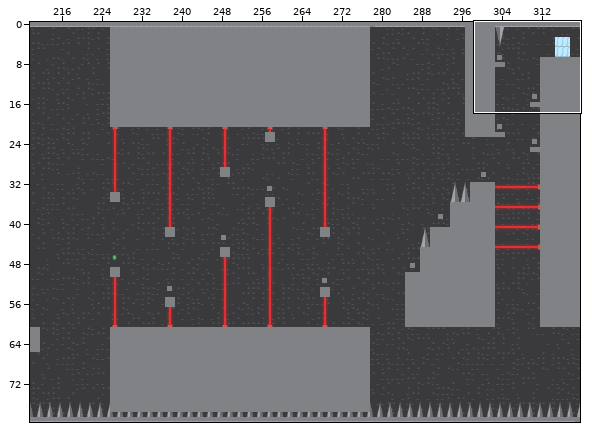
Tiled map, stored at assets/Tilemaps/Map3.tmx. Above: a wide view before the commit, with the close-up outlined.
Close-up. Old version:
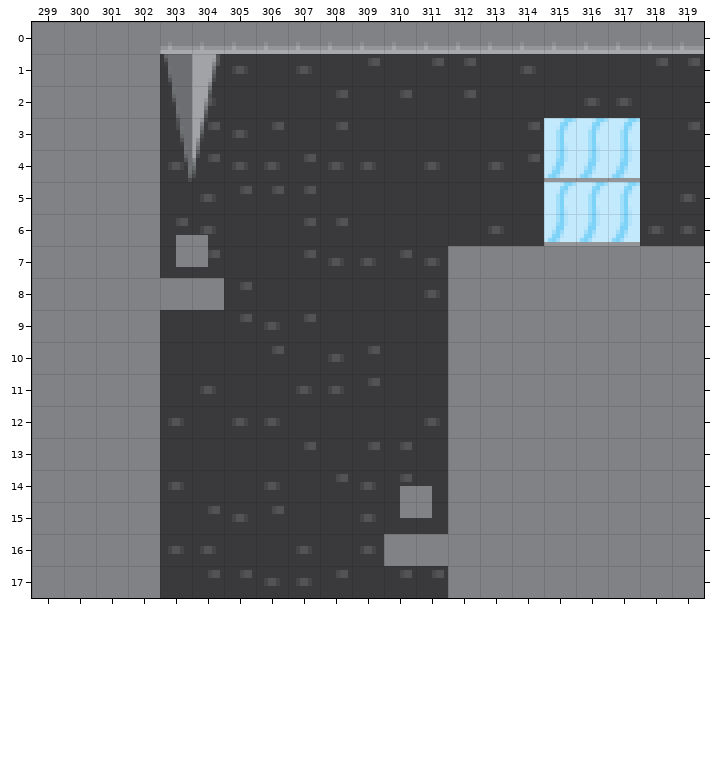
Cells are 8x8 px. Shown: x 299..319, y 0..17. The commit also changed other parts of the map, which this record leaves out.
And afterwards:
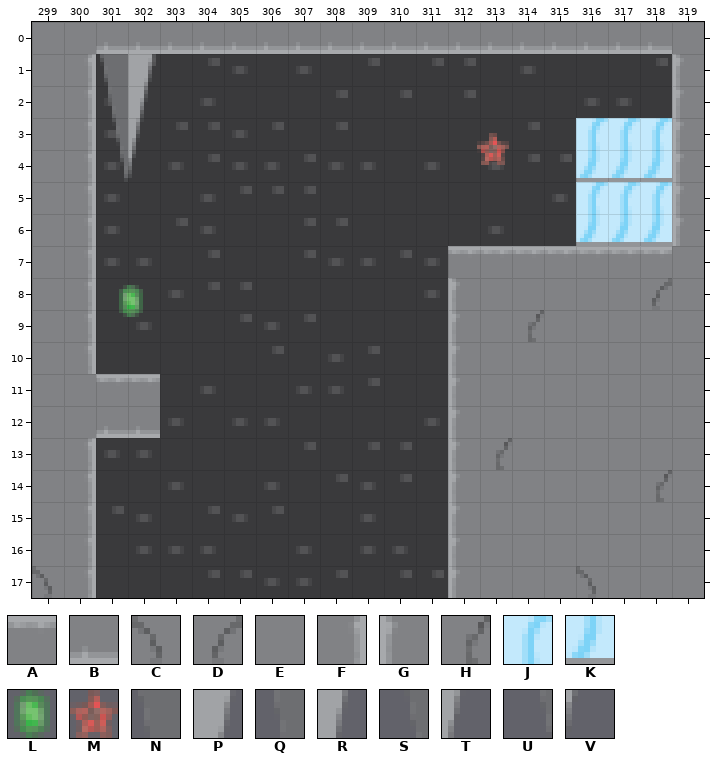
Key: from "tileset1": A 0, B 1, C 2, D 2 flipped left-right, E 3, F 8, G 9, H 10, J 20, K 28, L 30, M 38; from "tileset2": N 206, P 207, Q 222, R 223, S 238, T 239, U 254, V 255.
_ is an empty cell.
Objects are placed by their top-left corner, in cells (3,4 is the top-left corner of cell 3,4); size is 1x1 cell unless given.
Difference:
Layer "Transition":
Tile J now appears in row 3 at x 318; in row 5 at x 318.
Tile K now appears in row 4 at x 318; in row 6 at x 318.
The author cleared tile J in row 3 at x 315; in row 5 at x 315.
The author cleared tile K in row 4 at x 315; in row 6 at x 315.
Layer "Objects":
A new object: M at 312.9,3.5.
A new object: L at 301.6,8.2.
Object E at 303.5,6.7 is removed.
Object E at 310.5,14.5 is removed.
Layer "Hazard":
Tile N now appears in row 1 at x 301.
Tile P now appears in row 1 at x 302.
Tile Q now appears in row 2 at x 301.
Tile R now appears in row 2 at x 302.
Tile S now appears in row 3 at x 301.
Tile T now appears in row 3 at x 302.
Tile U now appears in row 4 at x 301.
Tile V now appears in row 4 at x 302.
The author cleared tile N in row 1 at x 303.
The author cleared tile P in row 1 at x 304.
The author cleared tile Q in row 2 at x 303.
The author cleared tile R in row 2 at x 304.
The author cleared tile S in row 3 at x 303.
The author cleared tile T in row 3 at x 304.
The author cleared tile U in row 4 at x 303.
The author cleared tile V in row 4 at x 304.
Layer "Terrain":
The author changed tile E to tile A in row 7 at x 312 to 318; in row 11 at x 301 to 302.
The author changed tile E to tile B in row 0 at x 301 to 302; in row 12 at x 301 to 302.
The author changed tile E to tile C in row 17 at x 299 and 316.
The author changed tile E to tile D in row 8 at x 318.
The author changed tile B to tile E in row 0 at x 319.
The author changed tile E to tile F in rows 1 to 10 at x 300; in rows 13 to 17 at x 300.
The author changed tile E to tile G in rows 8 to 17 at x 312.
Tile G now appears in rows 1 to 6 at x 319.
The author changed tile E to tile H in row 9 at x 314; in row 13 at x 313; in row 14 at x 318.
The author cleared tile E in rows 1 to 7 at x 301 to 302; in row 8 at x 301 to 304; in rows 9 to 10 at x 301 to 302; in rows 13 to 15 at x 301 to 302; in row 16 at x 301 to 302 and 310 to 311; in row 17 at x 301 to 302.
Boxes around the changes in both close-ups, in picture pixels (x1, y1, x2, y2):
changed: (32, 42, 224, 598)
changed: (384, 42, 704, 598)
